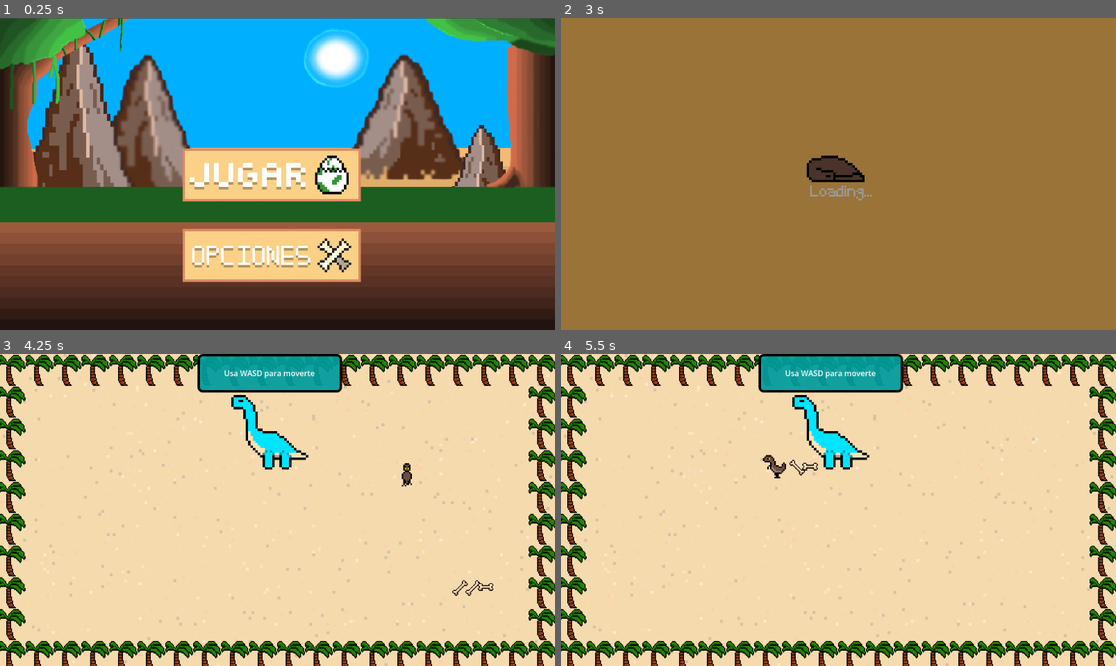
Above: before the commit, frames 1-4 (two rows, left to right).
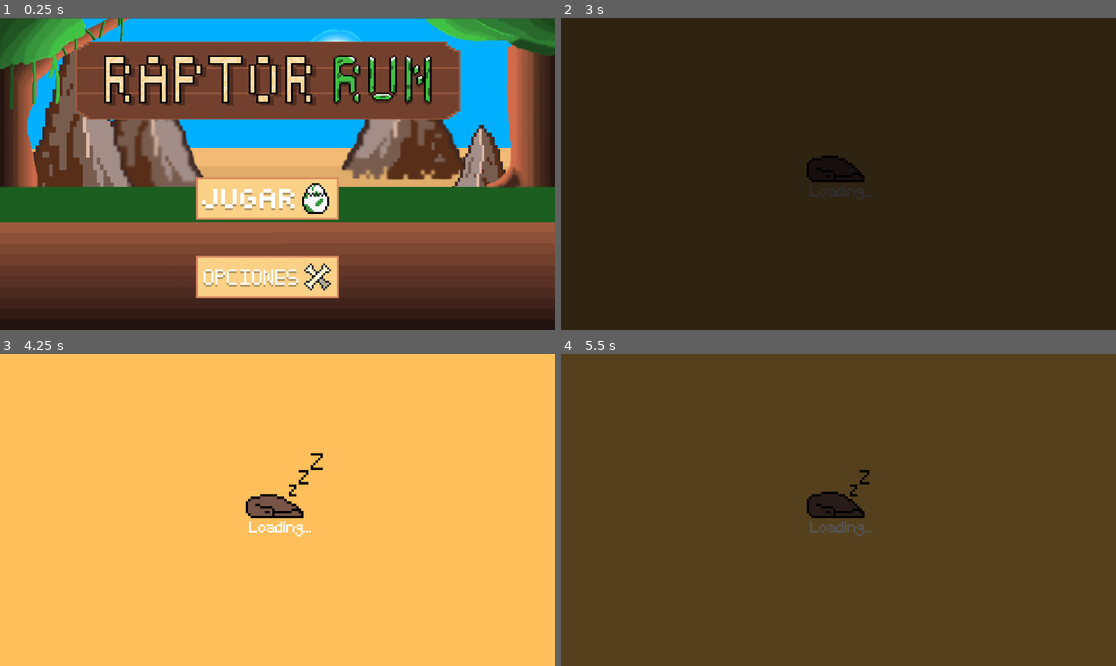
Above: after the commit, the same moments.

Repository: albanofazzito/BulletHell-Fazzito
Game: Godot game, scene res://Escenas/MenuPrincipal.tscn
Same seed, same stepped clock (60 frames per second), same inputs: the game is played once before the commit and once after it.
Inputs (mouse positions are in pixels of both pictures, inside the frame that each line leads up to; where the layout moved, square brackets give the same spot in the first picture):
- Up to frame 1 (0.25 s): no input
- Up to frame 2 (3 s): click (827, 198) [832, 174] at 0.5 s; move the mouse to (960, 158) at 1.27 s; hold D (mover_derecha) 1.28-2.03 s; hold K (disparar) 1.28-2.03 s; click (960, 158) at 1.42 s; tap Enter at 2 s; move the mouse to (727, 189) at 2.02 s; hold S (mover_abajo) 2.03-2.78 s; tap K (disparar) at 2.1 s; click (727, 189) at 2.17 s; move the mouse to (894, 105) at 2.77 s; hold D (mover_derecha) from 2.78 s (still down); hold K (disparar) from 2.78 s (still down); click (894, 105) at 2.92 s
- Up to frame 3 (4.25 s): move the mouse to (249, 572) at 3.52 s; release D (mover_derecha) at 3.53 s; release K (disparar) at 3.53 s; hold W (mover_arriba) from 3.53 s (still down); tap K (disparar) at 3.6 s; click (249, 572) at 3.67 s
- Up to frame 4 (5.5 s): move the mouse to (1005, 556) at 4.27 s; release W (mover_arriba) at 4.28 s; hold K (disparar) 4.28-5.03 s; hold A (mover_izquierda) from 4.28 s (still down); click (1005, 556) at 4.42 s; move the mouse to (672, 463) at 5.02 s; tap K (disparar) at 5.1 s; click (672, 463) at 5.17 s

The runs differ from the first frame. In frame 1, 28% of the frame differs, in the area x 13-83%, y 7-90%; in frame 2, 100%; in frame 3, 100%, in the area x 0-100%, y 0-100%; in frame 4, 100%.

Commit message:
Se añadio seleccion de niveles
Se añadio fadeout al ganar nivel 1

se arreglaron algunos bugs al cambiar de escena

Se añadio volumen funcional en los ajustes del juego

Se añadio musica al menu de ajustes

Se añadio un cartel con titulo

Diff:
--- a/bullet-hell/Escenas/Ajustes.tscn
+++ b/bullet-hell/Escenas/Ajustes.tscn
@@ -1,6 +1,64 @@
 [gd_scene format=3 uid="uid://cl786ejdx2j6q"]
 
 [ext_resource type="Texture2D" uid="uid://br2bfnushcu3k" path="res://Sprites/arena.png" id="1_b6a0o"]
+[ext_resource type="FontFile" uid="uid://c3d4tbh8adagl" path="res://Fuentes/Minecraft.ttf" id="2_trgyt"]
+[ext_resource type="Texture2D" uid="uid://r86nsmidi67t" path="res://Sprites/AnkyAjustes.png" id="3_kynpx"]
+[ext_resource type="Script" uid="uid://sgnwxdegy1v7" path="res://Scripts/Sonido.gd" id="4_d23hu"]
+[ext_resource type="AudioStream" uid="uid://cj7ppqrwpj7ja" path="res://Audio/MusicaAjustes.mp3" id="5_o2u5o"]
+[ext_resource type="PackedScene" uid="uid://be4byc0to1idl" path="res://Escenas/botonVolver.tscn" id="6_o2u5o"]
+
+[sub_resource type="AtlasTexture" id="AtlasTexture_d23hu"]
+atlas = ExtResource("3_kynpx")
+region = Rect2(0, 0, 70, 30)
+
+[sub_resource type="AtlasTexture" id="AtlasTexture_o2u5o"]
+atlas = ExtResource("3_kynpx")
+region = Rect2(70, 0, 70, 30)
+
+[sub_resource type="AtlasTexture" id="AtlasTexture_re0q1"]
+atlas = ExtResource("3_kynpx")
+region = Rect2(140, 0, 70, 30)
+
+[sub_resource type="AtlasTexture" id="AtlasTexture_7shps"]
+atlas = ExtResource("3_kynpx")
+region = Rect2(210, 0, 70, 30)
+
+[sub_resource type="AtlasTexture" id="AtlasTexture_6rbft"]
+atlas = ExtResource("3_kynpx")
+region = Rect2(280, 0, 70, 30)
+
+[sub_resource type="AtlasTexture" id="AtlasTexture_b7h7q"]
+atlas = ExtResource("3_kynpx")
+region = Rect2(350, 0, 70, 30)
+
+[sub_resource type="SpriteFrames" id="SpriteFrames_4qpcy"]
+animations = [{
+"frames": [{
+"duration": 1.0,
+"texture": SubResource("AtlasTexture_d23hu")
+}, {
+"duration": 1.0,
+"texture": SubResource("AtlasTexture_d23hu")
+}, {
+"duration": 1.0,
+"texture": SubResource("AtlasTexture_o2u5o")
+}, {
+"duration": 0.5,
+"texture": SubResource("AtlasTexture_re0q1")
+}, {
+"duration": 0.5,
+"texture": SubResource("AtlasTexture_7shps")
+}, {
+"duration": 1.0,
+"texture": SubResource("AtlasTexture_6rbft")
+}, {
+"duration": 1.0,
+"texture": SubResource("AtlasTexture_b7h7q")
+}],
+"loop": true,
+"name": &"default",
+"speed": 6.0
+}]
 
 [node name="Control" type="Control" unique_id=2103458118]
 layout_mode = 3
@@ -13,3 +71,69 @@
 [node name="Arena" type="Sprite2D" parent="." unique_id=2060010312]
 position = Vector2(576, 324)
 texture = ExtResource("1_b6a0o")
+
+[node name="Label" type="Label" parent="." unique_id=62764090]
+layout_mode = 0
+offset_left = 376.0
+offset_top = 11.0
+offset_right = 775.0
+offset_bottom = 102.0
+theme_override_fonts/font = ExtResource("2_trgyt")
+theme_override_font_sizes/font_size = 90
+text = "AJUSTES"
+
+[node name="AnimatedSprite2D" type="AnimatedSprite2D" parent="." unique_id=27910438]
+position = Vector2(272, 46)
+scale = Vector2(3, 3)
+sprite_frames = SubResource("SpriteFrames_4qpcy")
+autoplay = "default"
+frame_progress = 0.20403023
+
+[node name="AnimatedSprite2D2" type="AnimatedSprite2D" parent="." unique_id=905102766]
+position = Vector2(880, 46)
+scale = Vector2(3, 3)
+sprite_frames = SubResource("SpriteFrames_4qpcy")
+autoplay = "default"
+frame_progress = 0.20403023
+flip_h = true
+
+[node name="Panel" type="Panel" parent="." unique_id=1982953362]
+layout_mode = 0
+offset_left = 290.0
+offset_top = 167.0
+offset_right = 840.0
+offset_bottom = 369.0
+mouse_filter = 2
+
+[node name="HSlider" type="HSlider" parent="Panel" unique_id=404082662]
+layout_mode = 0
+offset_left = 58.0
+offset_top = 20.0
+offset_right = 518.0
+offset_bottom = 48.0
+value = 100.0
+
+[node name="TextureRect" type="TextureRect" parent="Panel" unique_id=1189756859]
+layout_mode = 0
+offset_left = 2.0
+offset_top = 13.0
+offset_right = 42.0
+offset_bottom = 53.0
+mouse_filter = 2
+script = ExtResource("4_d23hu")
+
+[node name="MusicaAjustes" type="AudioStreamPlayer" parent="." unique_id=128542474]
+stream = ExtResource("5_o2u5o")
+volume_db = -10.0
+autoplay = true
+parameters/looping = true
+
+[node name="TextureButton" parent="." unique_id=1169515813 instance=ExtResource("6_o2u5o")]
+layout_mode = 0
+offset_left = 7.0
+offset_top = 32.0
+offset_right = 81.0
+offset_bottom = 54.0
+scale = Vector2(2, 2)
+
+[connection signal="value_changed" from="Panel/HSlider" to="Panel/TextureRect" method="_on_h_slider_value_changed"]
--- a/bullet-hell/Escenas/Costillas.tscn
+++ b/bullet-hell/Escenas/Costillas.tscn
@@ -24,5 +24,13 @@
 [node name="TimerHerido" type="Timer" parent="." unique_id=667109982]
 wait_time = 0.05
 
+[node name="TimerParpadeo" type="Timer" parent="." unique_id=1378830084]
+wait_time = 0.1
+
+[node name="TimerMuerte" type="Timer" parent="." unique_id=1780937579]
+one_shot = true
+
 [connection signal="area_shape_entered" from="Area2D" to="." method="_on_area_2d_area_shape_entered"]
 [connection signal="timeout" from="TimerHerido" to="." method="_on_timer_herido_timeout"]
+[connection signal="timeout" from="TimerParpadeo" to="." method="_on_timer_parpadeo_timeout"]
+[connection signal="timeout" from="TimerMuerte" to="." method="_on_timer_muerte_timeout"]
--- a/bullet-hell/Escenas/Juego.tscn
+++ b/bullet-hell/Escenas/Juego.tscn
@@ -49,13 +49,30 @@
 "values": [Color(0, 0, 0, 0), Color(0, 0, 0, 1), Color(0, 0, 0, 0)]
 }
 
+[sub_resource type="Animation" id="Animation_pbjfh"]
+resource_name = "fadeout"
+length = 3.0
+tracks/0/type = "value"
+tracks/0/imported = false
+tracks/0/enabled = true
+tracks/0/path = NodePath("CanvasLayer/TextureRect:modulate")
+tracks/0/interp = 1
+tracks/0/loop_wrap = true
+tracks/0/keys = {
+"times": PackedFloat32Array(0, 2.9666667),
+"transitions": PackedFloat32Array(1, 1),
+"update": 0,
+"values": [Color(0, 0, 0, 0), Color(0, 0, 0, 1)]
+}
+
 [sub_resource type="AnimationLibrary" id="AnimationLibrary_pbjfh"]
 _data = {
 &"RESET": SubResource("Animation_a5pd0"),
-&"fadeIn": SubResource("Animation_q5ubt")
+&"fadeIn": SubResource("Animation_q5ubt"),
+&"fadeout": SubResource("Animation_pbjfh")
 }
 
-[node name="Node2D" type="Node2D" unique_id=1919910432]
+[node name="Node2D" type="Node2D" unique_id=1919910432 groups=["Nivel1"]]
 script = ExtResource("1_q5ubt")
 
 [node name="Arena" type="Sprite2D" parent="." unique_id=1363459211]
@@ -110,3 +127,5 @@
 root_node = NodePath("../..")
 libraries/ = SubResource("AnimationLibrary_pbjfh")
 autoplay = &"fadeIn"
+
+[connection signal="animation_finished" from="CanvasLayer/AnimationPlayer" to="." method="_on_animation_player_animation_finished"]
--- a/bullet-hell/Escenas/MenuPrincipal.tscn
+++ b/bullet-hell/Escenas/MenuPrincipal.tscn
@@ -4,6 +4,43 @@
 [ext_resource type="PackedScene" uid="uid://bq4331rcxrje4" path="res://Escenas/BotonJugar.tscn" id="2_iq5l4"]
 [ext_resource type="PackedScene" uid="uid://c0o6xdpp5gfe1" path="res://Escenas/BotonOpciones.tscn" id="3_i4iwo"]
 [ext_resource type="AudioStream" uid="uid://fcyj86qn7iqk" path="res://Audio/MusicaMenu.mp3" id="4_shwl5"]
+[ext_resource type="Texture2D" uid="uid://ddgaafh7rssdh" path="res://Sprites/Cartel.png" id="5_gdyll"]
+
+[sub_resource type="AtlasTexture" id="AtlasTexture_0qwxx"]
+atlas = ExtResource("5_gdyll")
+region = Rect2(0, 0, 200, 61)
+
+[sub_resource type="AtlasTexture" id="AtlasTexture_jmp4w"]
+atlas = ExtResource("5_gdyll")
+region = Rect2(200, 0, 200, 61)
+
+[sub_resource type="AtlasTexture" id="AtlasTexture_vmlkd"]
+atlas = ExtResource("5_gdyll")
+region = Rect2(400, 0, 200, 61)
+
+[sub_resource type="AtlasTexture" id="AtlasTexture_1dxjv"]
+atlas = ExtResource("5_gdyll")
+region = Rect2(600, 0, 200, 61)
+
+[sub_resource type="SpriteFrames" id="SpriteFrames_cq8l1"]
+animations = [{
+"frames": [{
+"duration": 1.0,
+"texture": SubResource("AtlasTexture_0qwxx")
+}, {
+"duration": 1.0,
+"texture": SubResource("AtlasTexture_jmp4w")
+}, {
+"duration": 1.0,
+"texture": SubResource("AtlasTexture_vmlkd")
+}, {
+"duration": 1.0,
+"texture": SubResource("AtlasTexture_1dxjv")
+}],
+"loop": true,
+"name": &"default",
+"speed": 2.0
+}]
 
 [node name="MenuPrincipal" type="Control" unique_id=91487819]
 layout_mode = 3
@@ -25,19 +62,28 @@
 
 [node name="Control" parent="." unique_id=2040401451 instance=ExtResource("2_iq5l4")]
 layout_mode = 1
-offset_left = 379.0
-offset_top = 271.0
-offset_right = -699.0
-offset_bottom = -355.0
+offset_left = 407.0
+offset_top = 331.0
+offset_right = -671.0
+offset_bottom = -295.0
+scale = Vector2(0.8, 0.8)
 
 [node name="Control2" parent="." unique_id=745876592 instance=ExtResource("3_i4iwo")]
 layout_mode = 1
-offset_left = 379.0
-offset_top = 438.0
-offset_right = -699.0
-offset_bottom = -188.0
+offset_left = 407.00003
+offset_top = 494.00003
+offset_right = -671.0
+offset_bottom = -132.0
+scale = Vector2(0.8, 0.8)
 
 [node name="MusicaMenu" type="AudioStreamPlayer2D" parent="." unique_id=476583740]
 stream = ExtResource("4_shwl5")
 autoplay = true
 parameters/looping = true
+
+[node name="AnimatedSprite2D" type="AnimatedSprite2D" parent="." unique_id=1581526934]
+position = Vector2(556, 130.00002)
+scale = Vector2(4, 2.667)
+sprite_frames = SubResource("SpriteFrames_cq8l1")
+autoplay = "default"
+frame_progress = 0.32205406
--- /dev/null
+++ b/bullet-hell/Escenas/Nivel2.tscn
@@ -0,0 +1,3 @@
+[gd_scene format=3 uid="uid://drk6lvgvqs0ef"]
+
+[node name="Node2D" type="Node2D" unique_id=2093247964]
--- a/bullet-hell/Escenas/SeleccionNiveles.tscn
+++ b/bullet-hell/Escenas/SeleccionNiveles.tscn
@@ -4,6 +4,7 @@
 [ext_resource type="Texture2D" uid="uid://cawk2pkhs7h8g" path="res://Sprites/fondoNiveles.png" id="1_n2hgb"]
 [ext_resource type="Texture2D" uid="uid://dhdkc16v5sr72" path="res://Sprites/Tutorial.png" id="3_5itxk"]
 [ext_resource type="Texture2D" uid="uid://c4sqo1udv4l7y" path="res://Sprites/Nivel1.png" id="4_s3ei3"]
+[ext_resource type="FontFile" uid="uid://c3d4tbh8adagl" path="res://Fuentes/Minecraft.ttf" id="5_s3ei3"]
 
 [sub_resource type="PlaceholderTexture2D" id="PlaceholderTexture2D_5itxk"]
 
@@ -48,3 +49,23 @@
 texture = SubResource("PlaceholderTexture2D_5itxk")
 expand_mode = 2
 stretch_mode = 5
+
+[node name="Label" type="Label" parent="." unique_id=1103012584]
+layout_mode = 0
+offset_left = 171.0
+offset_top = 213.0
+offset_right = 245.0
+offset_bottom = 236.0
+theme_override_fonts/font = ExtResource("5_s3ei3")
+theme_override_font_sizes/font_size = 20
+text = "Tutorial"
+
+[node name="Label2" type="Label" parent="." unique_id=2128597771]
+layout_mode = 0
+offset_left = 537.0
+offset_top = 213.0
+offset_right = 611.0
+offset_bottom = 236.0
+theme_override_fonts/font = ExtResource("5_s3ei3")
+theme_override_font_sizes/font_size = 20
+text = "Nivel 1"
--- a/bullet-hell/Escenas/Tutorial.tscn
+++ b/bullet-hell/Escenas/Tutorial.tscn
@@ -44,7 +44,7 @@
 wait_time = 0.2
 
 [node name="TimerUltimosMensajes" type="Timer" parent="." unique_id=177131561]
-wait_time = 3.0
+wait_time = 4.0
 
 [node name="Tutorial" type="AudioStreamPlayer" parent="." unique_id=1260952851]
 stream = ExtResource("6_hqkeo")
--- a/bullet-hell/Scripts/AutoLoad.gd
+++ b/bullet-hell/Scripts/AutoLoad.gd
@@ -2,3 +2,4 @@
 
 
 var vidas=3
+var volumen=100
--- a/bullet-hell/Scripts/BotonOpciones.gd
+++ b/bullet-hell/Scripts/BotonOpciones.gd
@@ -3,4 +3,4 @@
 
 
 func _on_pressed():
-	get_tree().change_scene_to_file("res://Escenas/Juego.tscn")
+	get_tree().change_scene_to_file("res://Escenas/Ajustes.tscn")
--- a/bullet-hell/Scripts/Nivel1.gd
+++ b/bullet-hell/Scripts/Nivel1.gd
@@ -1,6 +1,6 @@
 extends Node2D
 
-
+var stegosRestantes=2
 
 func _ready():
 	$Node2D/CharacterBody2D.murio.connect(_on_raptor_murio)
@@ -18,3 +18,18 @@
 
 func _on_animated_sprite_2d_2_animation_finished():
 	$Node2D/CharacterBody2D/AnimatedSprite2D2.pause()
+
+func restarObjetivo():
+	stegosRestantes-=1
+	print(stegosRestantes)
+	if stegosRestantes==0:
+		mostrarVictoria()
+
+
+func mostrarVictoria():
+	$CanvasLayer/AnimationPlayer.play("fadeout")
+
+
+func _on_animation_player_animation_finished(anim_name):
+	if anim_name=="fadeout":
+		Loading.cambiar_escena("res://Escenas/SeleccionNiveles.tscn")
--- /dev/null
+++ b/bullet-hell/Scripts/Sonido.gd
@@ -0,0 +1,27 @@
+extends TextureRect
+
+
+
+var slider
+var texturas
+func _ready():
+	texturas = [preload("res://Sprites/Sonido/SonidoCero.png"), preload("res://Sprites/Sonido/SonidoBajo.png"), preload("res://Sprites/Sonido/SonidoMedio.png"), preload("res://Sprites/Sonido/SonidoAlto.png")]
+	slider= get_parent().get_node("HSlider")
+	texture = texturas[3]
+	slider.value = AutoLoad.volumen
+	_on_h_slider_value_changed(AutoLoad.volumen)
+
+
+
+
+
+func _on_h_slider_value_changed(value):
+	var volumen= int(value)/30
+	if value!=0 and value<30:
+		volumen=1
+	texture = texturas[volumen]
+	if value== 0:
+		AudioServer.set_bus_volume_db(0, -80)
+	else:
+		AudioServer.set_bus_volume_db(0, linear_to_db(value / 100.0))
+	AutoLoad.volumen=value
--- a/bullet-hell/Scripts/Stego.gd
+++ b/bullet-hell/Scripts/Stego.gd
@@ -1,8 +1,10 @@
 extends Node2D
 var escenaEspina= preload("res://Escenas/Espina.tscn")
 var escenaEspinaDirigida= preload("res://Escenas/espinaDirigida.tscn")
-var vida=50
+var vida=10
 var muerto=false
+var Nivel1
+
 
 func _ready():
 	_on_animated_sprite_2d_frame_changed()
@@ -51,11 +53,14 @@
 
 func morir():
 	if muerto==false:
+		$Area2D.collision_layer = 0
+		$Area2D.collision_mask = 0
 		$StegoMuerte.play()
 		$timerDesaparicion.start()
 		$timerMuerte.start()
 		$GPUParticles2D.emitting=true
 		muerto=true
+
 
 
 
@@ -175,6 +180,7 @@
 
 
 func _on_timer_muerte_timeout():
+	get_parent().restarObjetivo()
 	queue_free()
 
 
--- a/bullet-hell/Scripts/boton_jugar.gd
+++ b/bullet-hell/Scripts/boton_jugar.gd
@@ -2,4 +2,5 @@
 
 
 func _on_texture_button_pressed() -> void:
-	Loading.cambiar_escena("res://Escenas/Tutorial.tscn")
+	Loading.cambiar_escena("res://Escenas/SeleccionNiveles.tscn")
+	AutoLoad.vidas=3
--- a/bullet-hell/Scripts/costillas.gd
+++ b/bullet-hell/Scripts/costillas.gd
@@ -13,11 +13,22 @@
 		$Area2D/Sprite2D.modulate= Color(1,0,0)
 		$TimerHerido.start()
 		if vida<=0:
-			queue_free()
-			tutorial.restarObjetivo()
-
+			$Area2D.collision_layer = 0
+			$Area2D.collision_mask = 0
+			$TimerParpadeo.start()
+			$TimerMuerte.start()
 
 
 
 func _on_timer_herido_timeout() -> void:
 	$Area2D/Sprite2D.modulate= Color(1,1,1)
+
+
+func _on_timer_parpadeo_timeout():
+	$Area2D/Sprite2D.visible= !$Area2D/Sprite2D.visible
+	$TimerParpadeo.start()
+
+
+func _on_timer_muerte_timeout():
+	queue_free()
+	tutorial.restarObjetivo()
--- a/bullet-hell/Scripts/loading.gd
+++ b/bullet-hell/Scripts/loading.gd
@@ -5,7 +5,8 @@
 func _ready():
 	visible=false
 func cambiar_escena(escena):
-	AudioServer.set_bus_volume_db(0, -20)
+	var volumen_actual = AudioServer.get_bus_volume_db(0)
+	AudioServer.set_bus_volume_db(0, volumen_actual - 10)
 	visible=true
 	nuevaEscena=escena
 	$AnimationPlayer.play("fadeIn")
@@ -18,7 +19,7 @@
 			get_tree().reload_current_scene()
 		else:
 			get_tree().change_scene_to_file(nuevaEscena)
-		AudioServer.set_bus_volume_db(0, 0)
+		AudioServer.set_bus_volume_db(0, linear_to_db(AutoLoad.volumen / 100.0))
 		$AnimationPlayer.play("fadeOut")
 	elif anim_name == "fadeOut":
 		visible = false
--- a/bullet-hell/Scripts/tutorial.gd
+++ b/bullet-hell/Scripts/tutorial.gd
@@ -61,4 +61,5 @@
 		Brachio.inicializar(mensajes[mensajesIndex], 560.0, 160.0)
 	else:
 		$TimerUltimosMensajes.stop()
-		Loading.cambiar_escena("res://Escenas/Juego.tscn")
+		Loading.cambiar_escena("res://Escenas/SeleccionNiveles.tscn")
+		AutoLoad.vidas=3
--- a/bullet-hell/project.godot
+++ b/bullet-hell/project.godot
@@ -25,6 +25,7 @@
 Jugador=""
 DisparoRaptor=""
 Tutorial=""
+Nivel1=""
 
 [input]
 
Not shown, added: bullet-hell/Audio/MusicaAjustes.mp3.import
Not shown, added: bullet-hell/Scripts/Sonido.gd.uid
Binary file added: bullet-hell/Sprites/Boton Creditos/botonCreditosHover.png
Not shown, added: bullet-hell/Sprites/Boton Creditos/botonCreditosHover.png.import
Binary file added: bullet-hell/Sprites/Boton Creditos/botonCreditosNormal.png
Not shown, added: bullet-hell/Sprites/Boton Creditos/botonCreditosNormal.png.import
Binary file added: bullet-hell/Sprites/Boton Creditos/botonCreditosPressed.png
Not shown, added: bullet-hell/Sprites/Boton Creditos/botonCreditosPressed.png.import
Binary file added: bullet-hell/Sprites/Cartel.png
Not shown, added: bullet-hell/Sprites/Cartel.png.import
Binary file added: bullet-hell/Sprites/Sonido/SonidoAlto.png
Not shown, added: bullet-hell/Sprites/Sonido/SonidoAlto.png.import
(and 7 more such lines)
